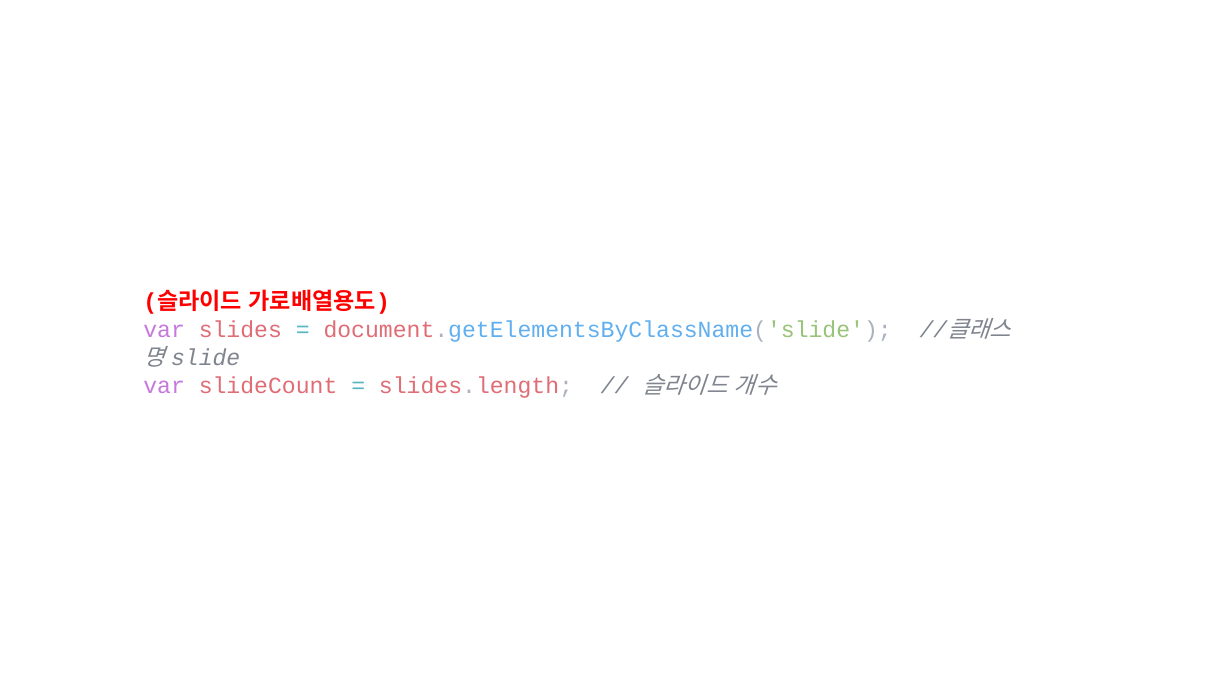
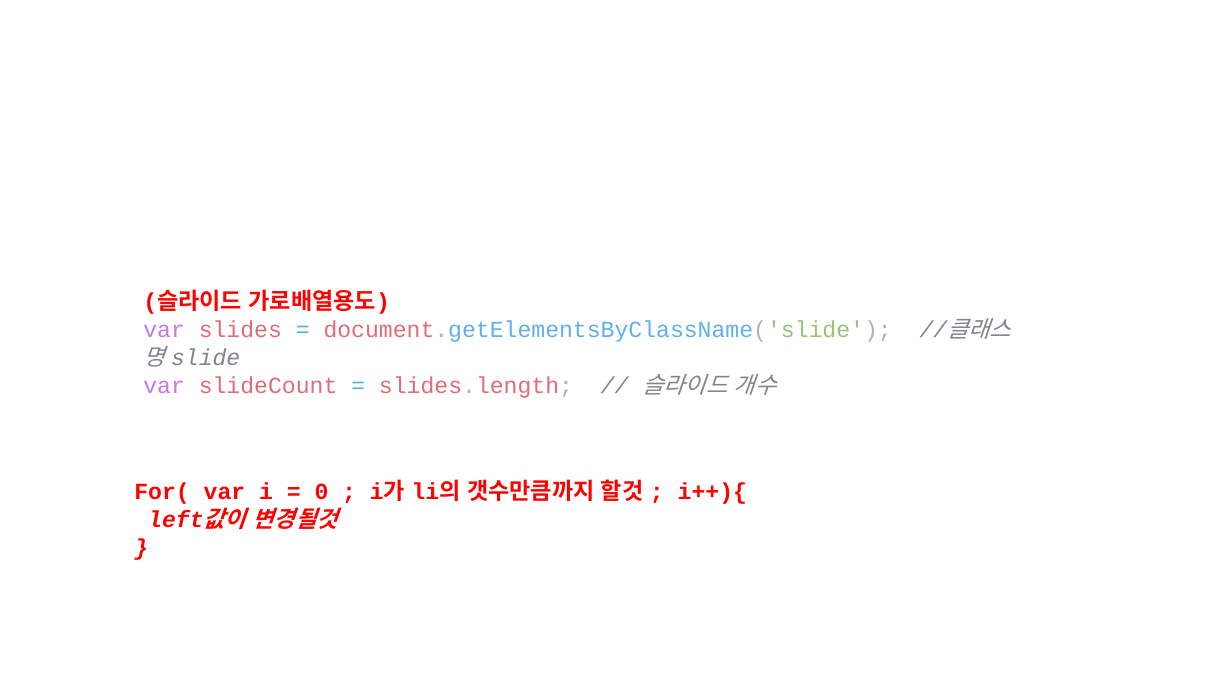
Before and after one commit to lsh58/Javascript, a slide deck: slide 9 of study/ex03_제작/추가내용.pptx. Drawn at 1232x693 pixels with LibreOffice and Linux fonts; fonts in the diff are those of the drawing. Boxes give left, top, right and bottom in pixels: in the first picture for what was removed or moved away, otherwise in the second. Text is boxed around its words. In the diff, an @@ line names an element or a change of style, - is before the commit and + after.

```diff
--- a/study/ex03_제작/추가내용.pptx
+++ b/study/ex03_제작/추가내용.pptx
@@ text added at <box>134,479,747,529</box>, 18 pt, text #FF0000, bold @@
+For( var i = 0 ; i가 li의 갯수만큼까지 할것 ; i++){
+left값이 변경될것
+}
```
Also in this commit, not shown: 4 other slides changed, 1 slide added, 1 slide removed, 2 other files.
